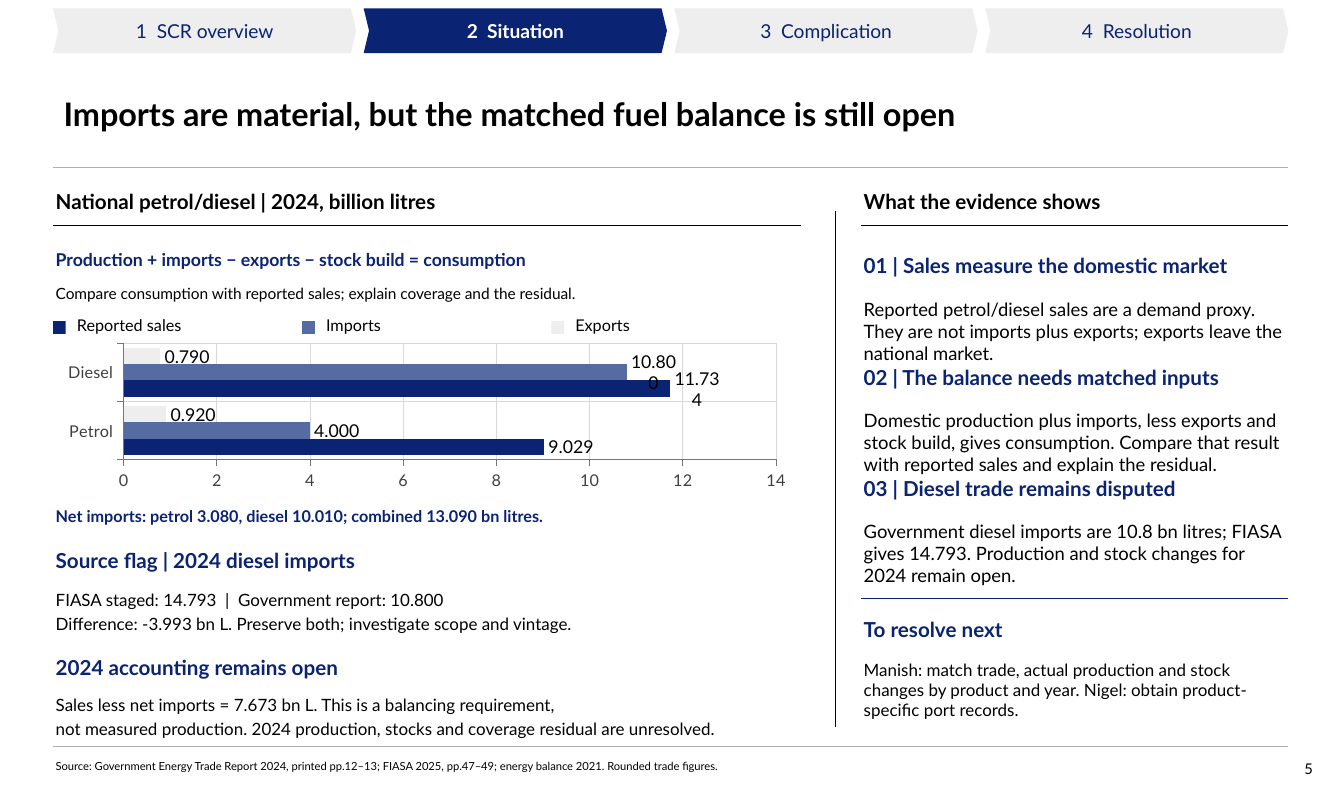
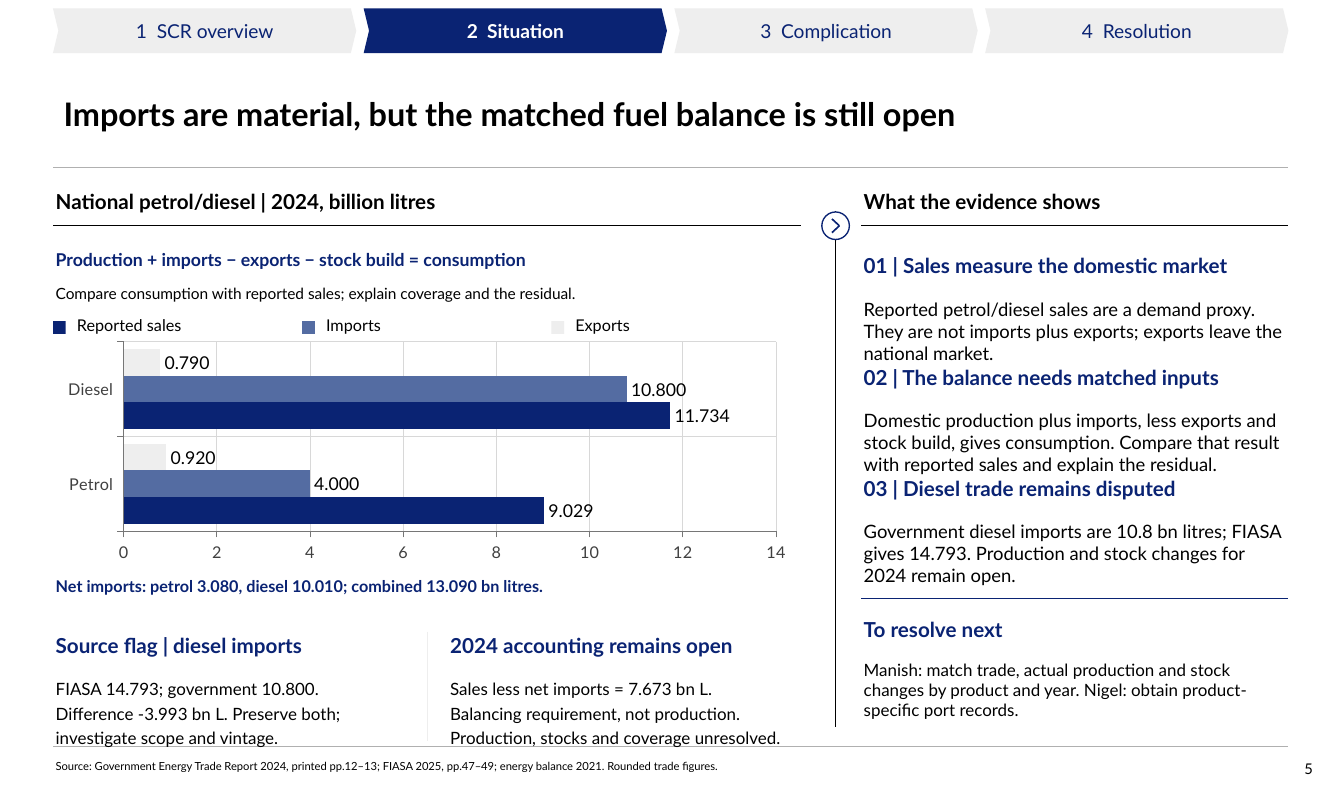
Before and after one commit to Africa-International-Advisors/liquid_fuels_model, a slide deck: slide 5 of pptx/output/delivered/Vopak_Week1_Analytical_Pack_2026_10_06.pptx. Drawn at 1344x795 pixels with LibreOffice and Linux fonts; fonts in the diff are those of the drawing; background and template pictures are left out. Boxes give left, top, right and bottom in pixels: in the first picture for what was removed or moved away, otherwise in the second. Text is boxed around its words. In the diff, an @@ line names an element or a change of style, - is before the commit and + after.

```diff
--- a/pptx/output/delivered/Vopak_Week1_Analytical_Pack_2026_10_06.pptx
+++ b/pptx/output/delivered/Vopak_Week1_Analytical_Pack_2026_10_06.pptx
@@ ellipse added at <box>822,212,850,240</box>, fill #FFFFFF, outline #0A2373 0.9 pt @@
@@ line added from (832, 219) to (840, 226), #0A2373 1.1 pt @@
@@ line added from (840, 226) to (832, 232), #0A2373 1.1 pt @@
@@ bar chart: place and size @@
-bar chart at <box>53,341,801,493</box>
+bar chart at <box>53,337,801,566</box>
@@ text "Net imports: petrol 3.080, diesel ...": place and size @@
-text "Net imports: petrol 3.080, diesel ..." at <box>56,510,543,525</box>
+text "Net imports: petrol 3.080, diesel ..." at <box>56,580,543,595</box>
@@ text at <box>56,637,302,657</box>: text changed @@
-Source flag | 2024 diesel imports
+Source flag | diesel imports
@@ line added from (427, 632) to (427, 741), #EEEEEE 0.7 pt @@
@@ text "2024 accounting remains open": place and size @@
-text "2024 accounting remains open" at <box>56,659,338,679</box>
+text "2024 accounting remains open" at <box>450,637,732,657</box>
@@ text at <box>56,682,340,747</box>: text changed @@
-FIASA staged: 14.793 | Government report: 10.800
-Difference: -3.993 bn L. Preserve both; investigate scope and vintage.
+FIASA 14.793; government 10.800.
+Difference -3.993 bn L. Preserve both;
+investigate scope and vintage.
@@ text at <box>450,682,781,747</box>: text changed @@
-Sales less net imports = 7.673 bn L. This is a balancing requirement,
-not measured production. 2024 production, stocks and coverage residual are unresolved.
+Sales less net imports = 7.673 bn L.
+Balancing requirement, not production.
+Production, stocks and coverage unresolved.
```
Also in this commit, not shown: 10 other slides changed, 1 slide added, 7 other files.
